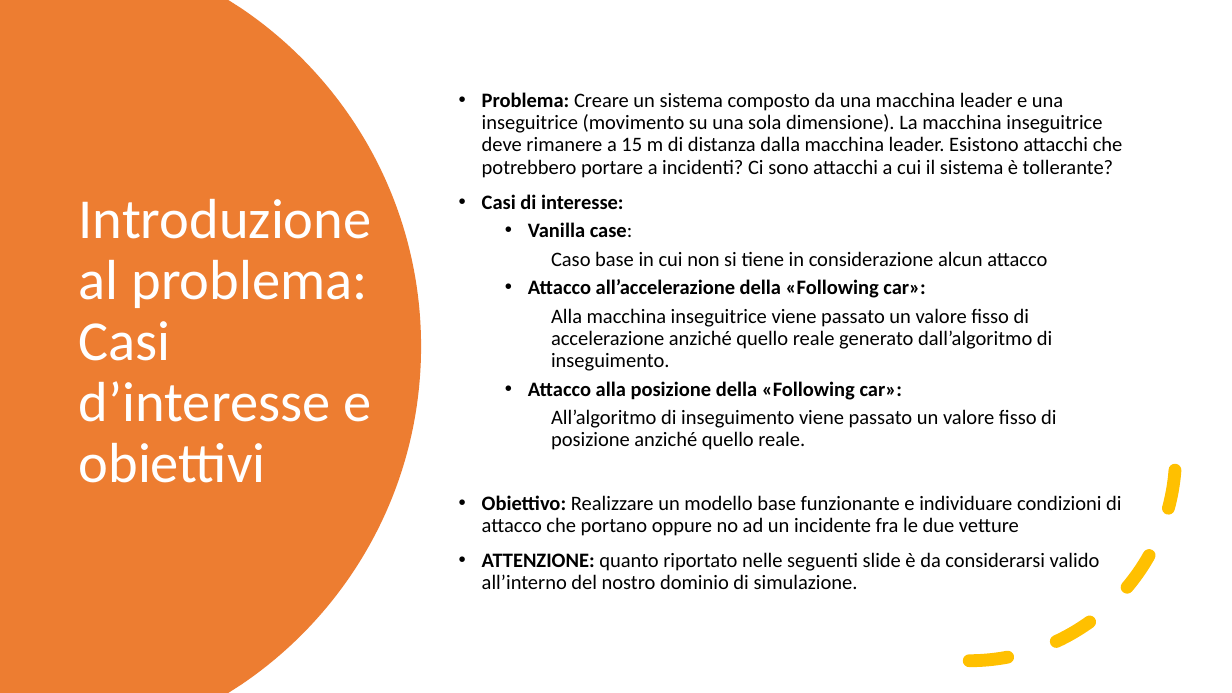
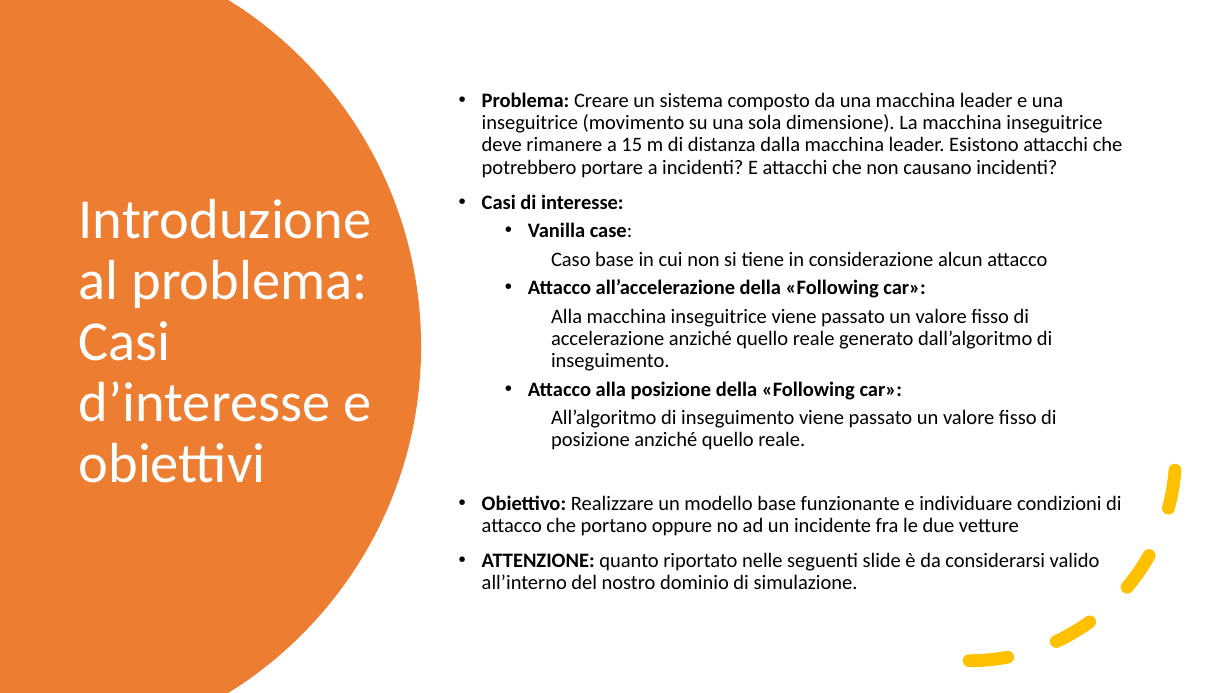
Before and after one commit to gerti98/FormalMethodsProject, a slide deck: slide 4 of Leading Car – Following Car.pptx. Drawn at 1232x693 pixels with LibreOffice and Linux fonts; fonts in the diff are those of the drawing. Boxes give left, top, right and bottom in pixels: in the first picture for what was removed or moved away, otherwise in the second. Text is boxed around its words. In the diff, an @@ line names an element or a change of style, - is before the commit and + after.

Commit message:
Updated version of the slide

```diff
--- a/Leading Car – Following Car.pptx
+++ b/Leading Car – Following Car.pptx
@@ text at <box>482,92,1123,178</box>: text changed @@
-• Problema: Creare un sistema composto da una macchina leader e una inseguitrice (movimento su una sola dimensione). La macchina inseguitrice deve rimanere a 15 m di distanza dalla macchina leader. Esistono attacchi che potrebbero portare a incidenti? Ci sono attacchi a cui il sistema è tollerante?
+• Problema: Creare un sistema composto da una macchina leader e una inseguitrice (movimento su una sola dimensione). La macchina inseguitrice deve rimanere a 15 m di distanza dalla macchina leader. Esistono attacchi che potrebbero portare a incidenti? E attacchi che non causano incidenti?
```
